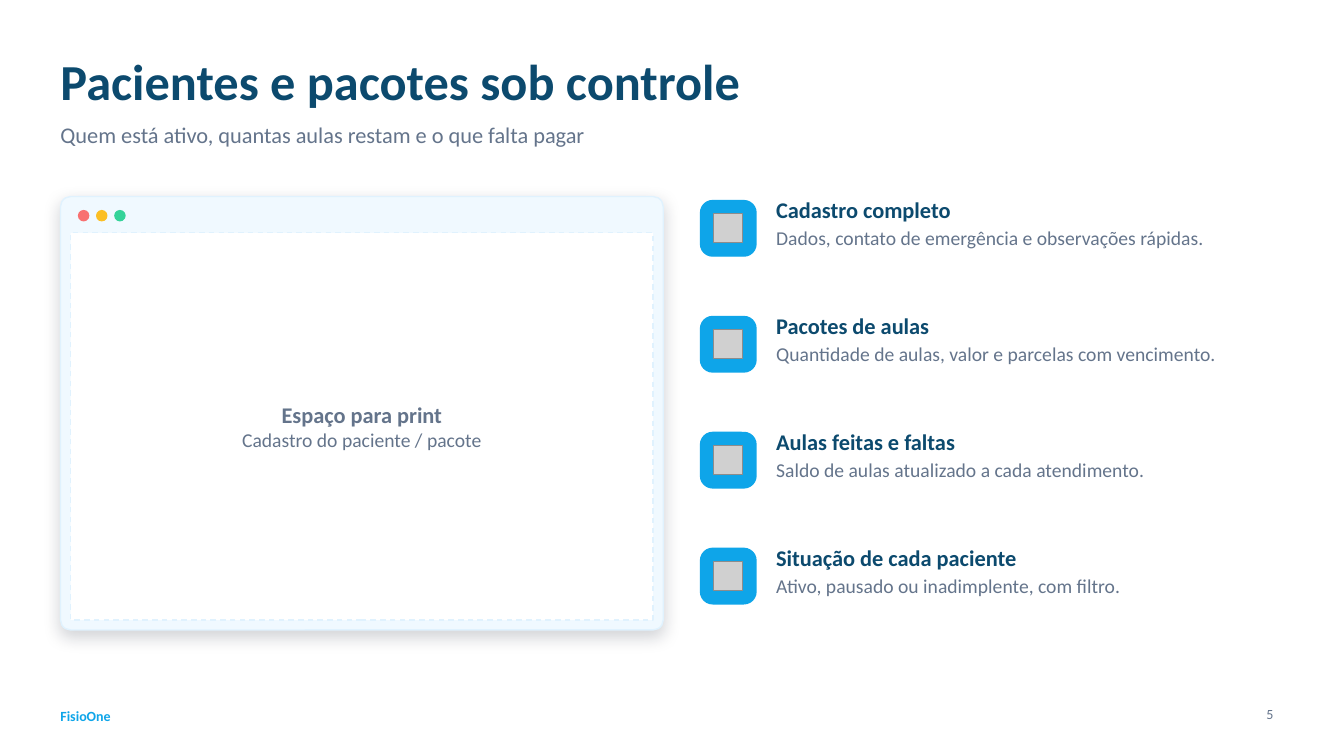
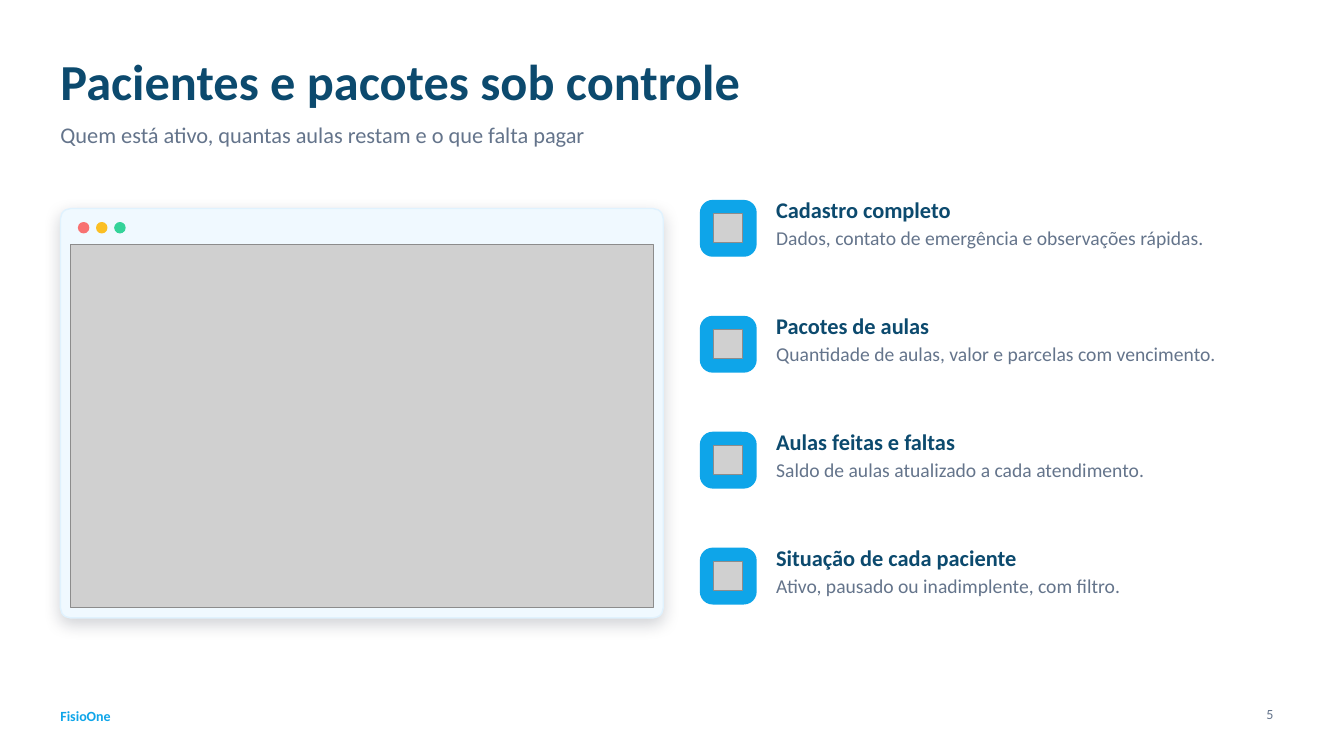
Before and after one commit to andremacedodev/ClinicaFisioterapia, a slide deck: slide 5 of docs/apresentacao/FisioOne_Apresentacao.pptx. Drawn at 1344x756 pixels with LibreOffice and Linux fonts; fonts in the diff are those of the drawing; grey boxes stand for pictures. Boxes give left, top, right and bottom in pixels: in the first picture for what was removed or moved away, otherwise in the second. Text is boxed around its words. In the diff, an @@ line names an element or a change of style, - is before the commit and + after.

```diff
--- a/docs/apresentacao/FisioOne_Apresentacao.pptx
+++ b/docs/apresentacao/FisioOne_Apresentacao.pptx
@@ rounded rectangle: place and size @@
-rounded rectangle at <box>60,197,663,630</box>
+rounded rectangle at <box>60,209,663,618</box>
@@ rounded rectangle at <box>60,209,663,618</box>: proportions changed @@
@@ rectangle removed at <box>71,233,653,620</box> @@
@@ 3 ellipses: place and size @@
-3 ellipses at <box>79,211,125,221</box>
+3 ellipses at <box>79,223,125,233</box>
@@ picture added at <box>71,245,653,608</box> @@
@@ text removed at <box>242,407,481,450</box> @@
-Espaço para print
-Cadastro do paciente / pacote
```
Also in this commit, not shown: 6 other slides changed, 9 other files.
